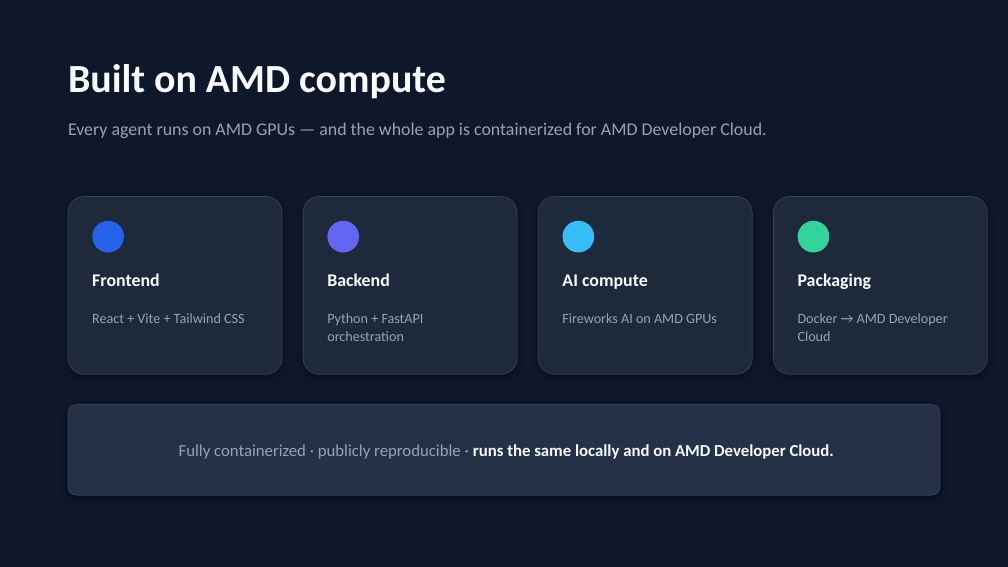
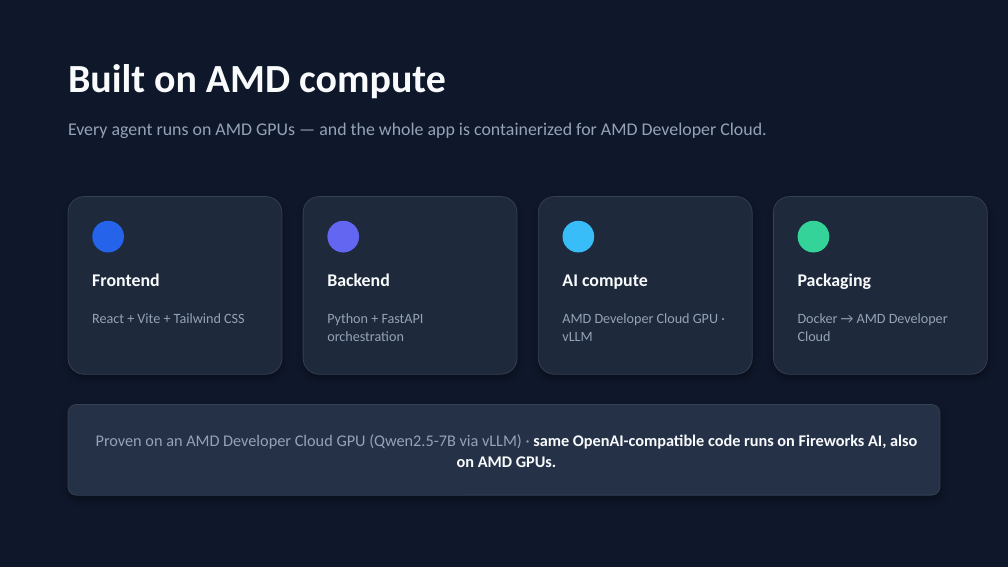
Before and after one commit to JeyanthBalaji/ai-launchpad, a slide deck: slide 6 of AI_Launchpad_Deck.pptx. Drawn at 1008x567 pixels with LibreOffice and Linux fonts; fonts in the diff are those of the drawing. Boxes give left, top, right and bottom in pixels: in the first picture for what was removed or moved away, otherwise in the second. Text is boxed around its words. In the diff, an @@ line names an element or a change of style, - is before the commit and + after.

Commit message:
Add real AMD Developer Cloud inference: runner script, captured kits, updated deck with real output

```diff
--- a/AI_Launchpad_Deck.pptx
+++ b/AI_Launchpad_Deck.pptx
@@ text at (562,313,718,341): text changed @@
-Fireworks AI on AMD GPUs
+AMD Developer Cloud GPU · vLLM
@@ text at (96,434,917,467): text changed; size 16 to 15.5 pt @@
-Fully containerized · publicly reproducible · runs the same locally and on AMD Developer Cloud.
+Proven on an AMD Developer Cloud GPU (Qwen2.5-7B via vLLM) · same OpenAI-compatible code runs on Fireworks AI, also on AMD GPUs.
```
Also in this commit, not shown: 3 other slides changed, 1 slide added, 1 slide removed, 7 other files.
